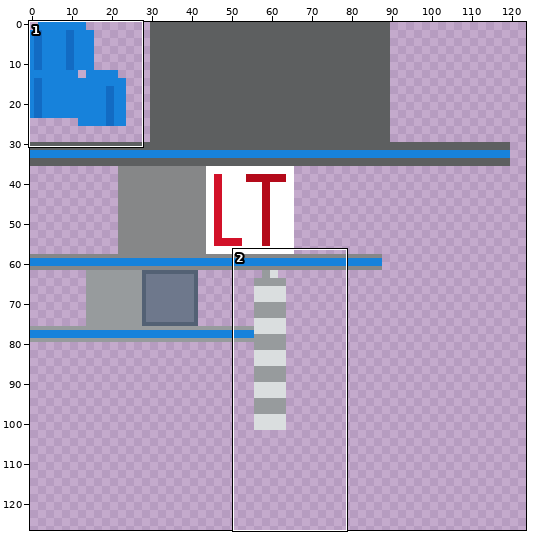
Sprite sheet -- src/main/resources/Resources/Flag/BlueFlag.png. Above: a wide view before the commit, with the close-up outlined.
Close-up. Old version:
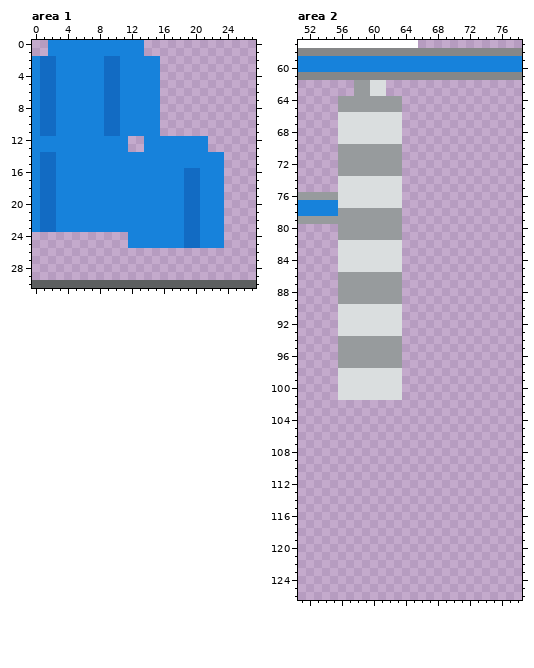
The file is 128x128 pixels. Shown: area 1: x 0..27, y 0..30; area 2: x 51..78, y 57..126. The wide view leaves out empty margins.
After:
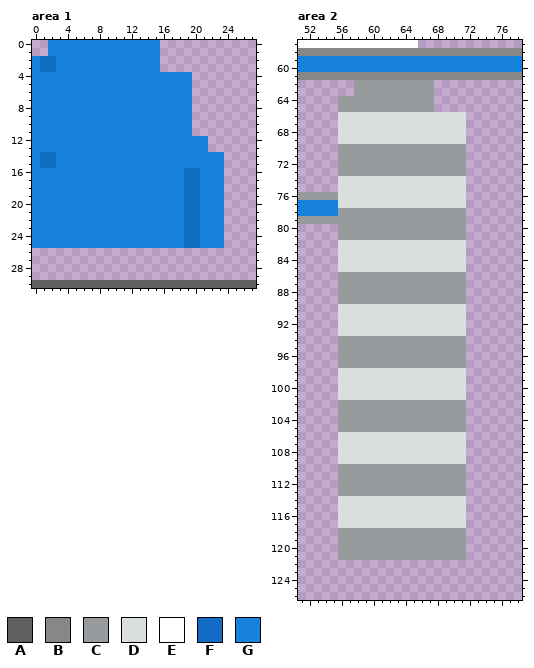
Palette (. is transparent): A #5d5f60  B #868788  C #979b9d  D #dadedf  E #ffffff  F #126bc3  G #1782db
Change:
Area 1:
The author put colour G in rows 0 to 1 at x 14 to 15; in rows 4 to 11 at x 16 to 19; in rows 12 to 13 at x 12 to 13; in rows 24 to 25 at x 0 to 11.
Colour F becomes colour G in rows 2 to 3 at x 9 to 10; in rows 4 to 11 at x 1 to 2 and 9 to 10; in rows 16 to 23 at x 1 to 2.
Area 2:
The author put colour C in rows 62 to 63 at x 62 to 67; in rows 64 to 65 at x 64 to 67; in rows 70 to 73 at x 64 to 71; in rows 78 to 81 at x 64 to 71; in rows 86 to 89 at x 64 to 71; in rows 94 to 97 at x 64 to 71.
The author put colour C in rows 102 to 105 at x 56 to 71; in rows 110 to 113 at x 56 to 71; in rows 118 to 121 at x 56 to 71.
Colour D becomes colour C in rows 62 to 63 at x 60 to 61.
The author put colour D in rows 66 to 69 at x 64 to 71; in rows 74 to 77 at x 64 to 71; in rows 82 to 85 at x 64 to 71; in rows 90 to 93 at x 64 to 71; in rows 98 to 101 at x 64 to 71; in rows 106 to 109 at x 56 to 71.
The author put colour D in rows 114 to 117 at x 56 to 71.
Changed places in both close-ups, as pixel boxes (x1, y1, x2, y2):
changed: (104, 40, 192, 152)
changed: (40, 72, 56, 136)
changed: (32, 168, 128, 248)
changed: (338, 80, 466, 560)
